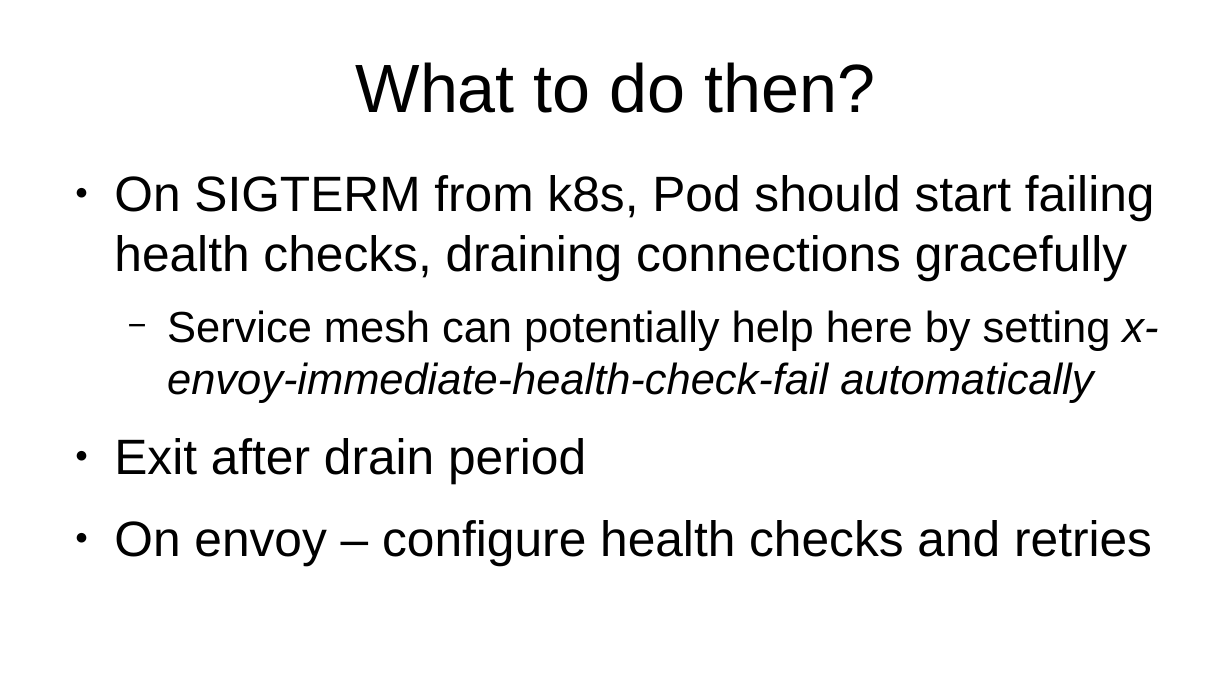
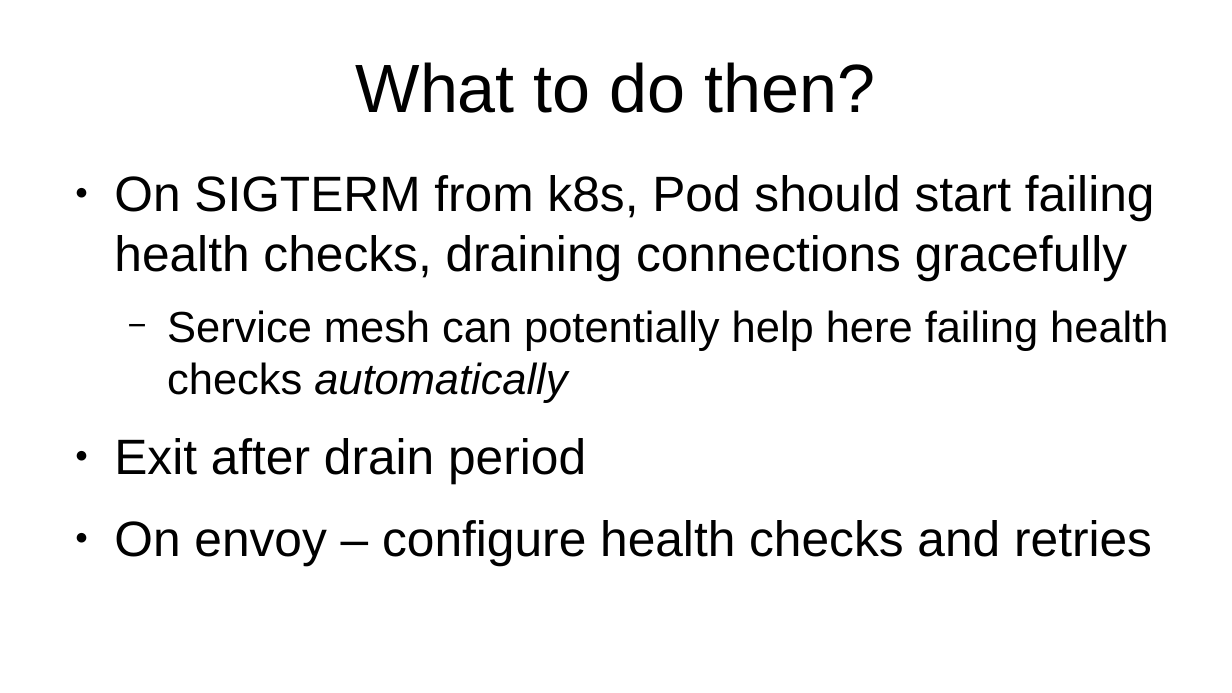
Before and after one commit to solo-io/hoot, a slide deck: slide 12 of 11-hitless-delpoy/slides.odp (slide 11 before the commit). Drawn at 1232x693 pixels with LibreOffice and Linux fonts; fonts in the diff are those of the drawing. Boxes give left, top, right and bottom in pixels: in the first picture for what was removed or moved away, otherwise in the second. Text is boxed around its words. In the diff, an @@ line names an element or a change of style, - is before the commit and + after.

```diff
--- a/11-hitless-delpoy/slides.odp
+++ b/11-hitless-delpoy/slides.odp
@@ text at (x1=167, y1=310, x2=1168, y2=403): text changed; italic off @@
-  − Service mesh can potentially help here by setting x-envoy-immediate-health-check-fail automatically
+  − Service mesh can potentially help here failing health checks automatically
```
Also in this commit, not shown: 7 other slides changed, 1 slide added, 1 other file.
